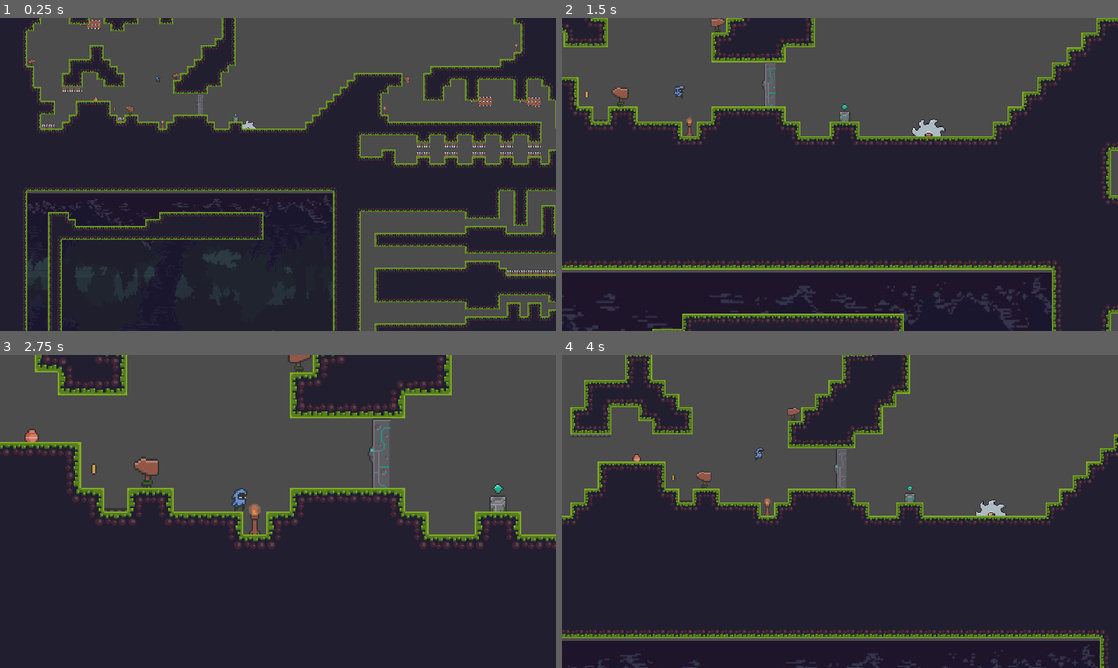
Above: before the commit, frames 1-4 (two rows, left to right).
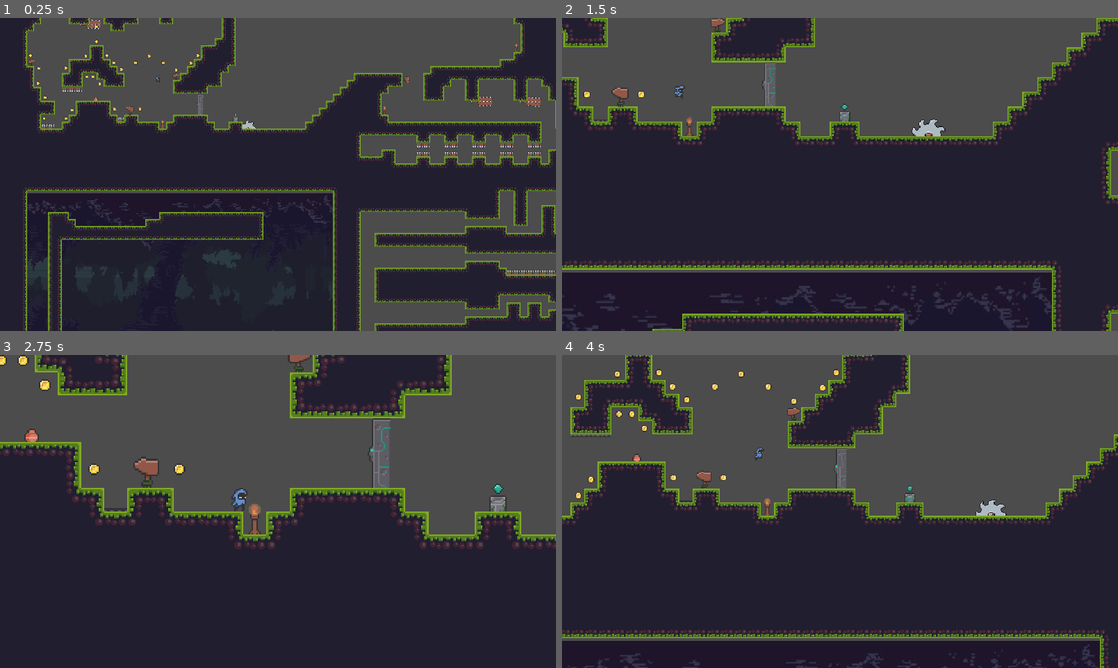
Above: after the commit, the same moments.

Repository: emmhig10/Godot.Emmanuel
Game: Godot game, scene res://World.tscn
The game is run twice, just before and just after one commit, with the same random seed, the same clock (stepped at 60 frames per second) and the same inputs.
Inputs:
- Up to frame 1 (0.25 s): no input
- Up to frame 2 (1.5 s): tap Z (zoom) at 0.6, 1.35 s; tap Up (jump) at 0.77 s
- Up to frame 3 (2.75 s): tap Up (jump) at 1.52 s; tap Z (zoom) at 2.1 s
- Up to frame 4 (4 s): tap Z (zoom) at 2.85, 3.6 s; tap Up (jump) at 3.02, 3.77 s

The runs differ from the first frame. In frame 1, 0.1% of the frame differs, in the area x 5-36%, y 2-33%; in frame 2, less than 0.1%; in frame 3, 0.3%; in frame 4, 0.4%, in the area x 2-50%, y 4-46%.

Commit message:
trying out coin variables and connecting to world

Diff:
--- /dev/null
+++ b/COIN.gd
@@ -0,0 +1,19 @@
+extends Node2D
+var coin_picked_up = false
+var coins_picked_up = 0
+var coin_total = 0
+signal coin_collected
+func _ready():
+	$AnimationPlayer.play("coin spinning")
+
+
+
+
+func _on_Area2D_body_entered(body):
+	if coin_picked_up == false:
+		$AnimationPlayer.play("coin picked up")
+		coin_picked_up = true
+		coin_total += 1
+		print(coin_total)
+		print(coin_picked_up)
+		emit_signal("coin_collected")
--- a/COIN.tscn
+++ b/COIN.tscn
@@ -1,7 +1,8 @@
-[gd_scene load_steps=6 format=2]
+[gd_scene load_steps=8 format=2]
 
 [ext_resource path="res://Sprites/coin_pickup_anim_strip_6.png" type="Texture" id=1]
 [ext_resource path="res://Sprites/coin_anim_strip_6.png" type="Texture" id=2]
+[ext_resource path="res://COIN.gd" type="Script" id=3]
 
 [sub_resource type="Animation" id=1]
 length = 0.001
@@ -42,7 +43,7 @@
 "values": [ 0 ]
 }
 tracks/3/type = "value"
-tracks/3/path = NodePath("..:visible")
+tracks/3/path = NodePath("../../COIN3:visible")
 tracks/3/interp = 1
 tracks/3/loop_wrap = true
 tracks/3/imported = false
@@ -52,6 +53,18 @@
 "transitions": PoolRealArray( 1 ),
 "update": 0,
 "values": [ true ]
+}
+tracks/4/type = "value"
+tracks/4/path = NodePath(".:modulate")
+tracks/4/interp = 1
+tracks/4/loop_wrap = true
+tracks/4/imported = false
+tracks/4/enabled = true
+tracks/4/keys = {
+"times": PoolRealArray( 0 ),
+"transitions": PoolRealArray( 1 ),
+"update": 0,
+"values": [ Color( 1, 1, 1, 1 ) ]
 }
 
 [sub_resource type="Animation" id=2]
@@ -94,7 +107,7 @@
 "values": [ 0, 1, 2, 3, 4 ]
 }
 tracks/3/type = "value"
-tracks/3/path = NodePath("..:visible")
+tracks/3/path = NodePath(".:modulate")
 tracks/3/interp = 1
 tracks/3/loop_wrap = true
 tracks/3/imported = false
@@ -102,8 +115,8 @@
 tracks/3/keys = {
 "times": PoolRealArray( 0, 0.5 ),
 "transitions": PoolRealArray( 1, 1 ),
-"update": 1,
-"values": [ true, false ]
+"update": 0,
+"values": [ Color( 1, 1, 1, 1 ), Color( 1, 1, 1, 0 ) ]
 }
 
 [sub_resource type="Animation" id=3]
@@ -147,7 +160,11 @@
 "values": [ 0, 1, 2, 3, 4, 5 ]
 }
 
+[sub_resource type="RectangleShape2D" id=4]
+extents = Vector2( 4, 4 )
+
 [node name="COIN" type="Node2D"]
+script = ExtResource( 3 )
 
 [node name="AnimationPlayer" type="AnimationPlayer" parent="."]
 root_node = NodePath("../coin")
@@ -158,3 +175,11 @@
 [node name="coin" type="Sprite" parent="."]
 texture = ExtResource( 2 )
 hframes = 6
+
+[node name="Area2D" type="Area2D" parent="coin"]
+visible = false
+
+[node name="CollisionShape2D" type="CollisionShape2D" parent="coin/Area2D"]
+shape = SubResource( 4 )
+
+[connection signal="body_entered" from="coin/Area2D" to="." method="_on_Area2D_body_entered"]
--- a/World.gd
+++ b/World.gd
@@ -1,5 +1,5 @@
 extends Node2D
-
+var score = 0
 
 func _ready():
 	pass
--- a/World.tscn
+++ b/World.tscn
@@ -1034,7 +1034,6 @@
 [node name="CollisionShape2D" parent="moving platform/Path2D/PathFollow2D/Sprite/Area2D" index="0"]
 position = Vector2( 16, 0.027832 )
 rotation = -7.73114e-05
-scale = Vector2( 1, 1 )
 
 [node name="ArrowPlateLeft" type="Sprite" parent="moving platform/Path2D" index="1"]
 position = Vector2( -213.072, 459.496 )
@@ -1074,6 +1073,81 @@
 
 [node name="COIN" parent="." instance=ExtResource( 17 )]
 position = Vector2( 9, 67 )
+
+[node name="COIN4" parent="COIN" instance=ExtResource( 17 )]
+position = Vector2( -64, -75 )
+
+[node name="COIN3" parent="COIN" instance=ExtResource( 17 )]
+position = Vector2( -49, -75 )
+
+[node name="COIN2" parent="COIN" instance=ExtResource( 17 )]
+position = Vector2( -34, -58 )
+
+[node name="COIN17" parent="COIN" instance=ExtResource( 17 )]
+position = Vector2( 59, 0 )
+
+[node name="COIN" parent="COIN" instance=ExtResource( 17 )]
+position = Vector2( -97, 2 )
+
+[node name="COIN5" parent="COIN" instance=ExtResource( 17 )]
+position = Vector2( -112, 21 )
+
+[node name="COIN6" parent="COIN" instance=ExtResource( 17 )]
+position = Vector2( -162, 21 )
+
+[node name="COIN7" parent="COIN" instance=ExtResource( 17 )]
+position = Vector2( -159, -27 )
+
+[node name="COIN8" parent="COIN" instance=ExtResource( 17 )]
+position = Vector2( -176, -60 )
+
+[node name="COIN9" parent="COIN" instance=ExtResource( 17 )]
+position = Vector2( -174, -94 )
+
+[node name="COIN10" parent="COIN" instance=ExtResource( 17 )]
+position = Vector2( -193, -124 )
+
+[node name="COIN11" parent="COIN" instance=ExtResource( 17 )]
+position = Vector2( -112, -95 )
+
+[node name="COIN12" parent="COIN" instance=ExtResource( 17 )]
+position = Vector2( -66, -122 )
+
+[node name="COIN13" parent="COIN" instance=ExtResource( 17 )]
+position = Vector2( -41, -156 )
+
+[node name="COIN14" parent="COIN" instance=ExtResource( 17 )]
+position = Vector2( -41, -190 )
+
+[node name="COIN15" parent="COIN" instance=ExtResource( 17 )]
+position = Vector2( -41, -218 )
+
+[node name="COIN16" parent="COIN" instance=ExtResource( 17 )]
+position = Vector2( -17, -124 )
+
+[node name="COIN" parent="COIN/COIN16" instance=ExtResource( 17 )]
+position = Vector2( 16, 17 )
+
+[node name="COIN2" parent="COIN/COIN16" instance=ExtResource( 17 )]
+position = Vector2( 33, 32 )
+
+[node name="COIN3" parent="COIN/COIN16" instance=ExtResource( 17 )]
+position = Vector2( 66, 17 )
+
+[node name="COIN4" parent="COIN/COIN16" instance=ExtResource( 17 )]
+position = Vector2( 97, 2 )
+
+[node name="COIN5" parent="COIN/COIN16" instance=ExtResource( 17 )]
+position = Vector2( 129, 17 )
+
+[node name="COIN6" parent="COIN/COIN16" instance=ExtResource( 17 )]
+position = Vector2( 159, 34 )
+
+[node name="COIN7" parent="COIN/COIN16" instance=ExtResource( 17 )]
+position = Vector2( 193, 18 )
+
+[node name="COIN8" parent="COIN/COIN16" instance=ExtResource( 17 )]
+position = Vector2( 209, 0 )
 
 [editable path="SpiningBlade"]
 [editable path="SpiningBlade/SpiningBlade2"]
